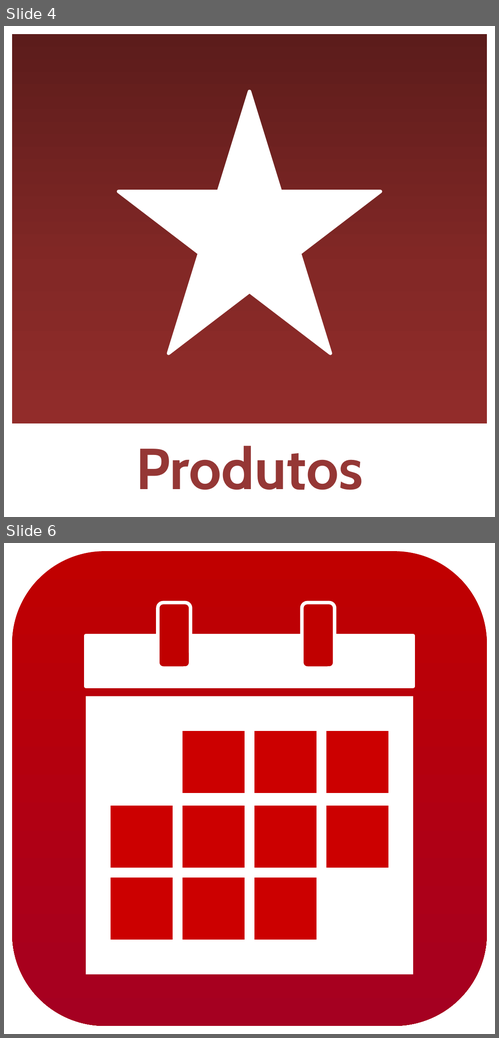
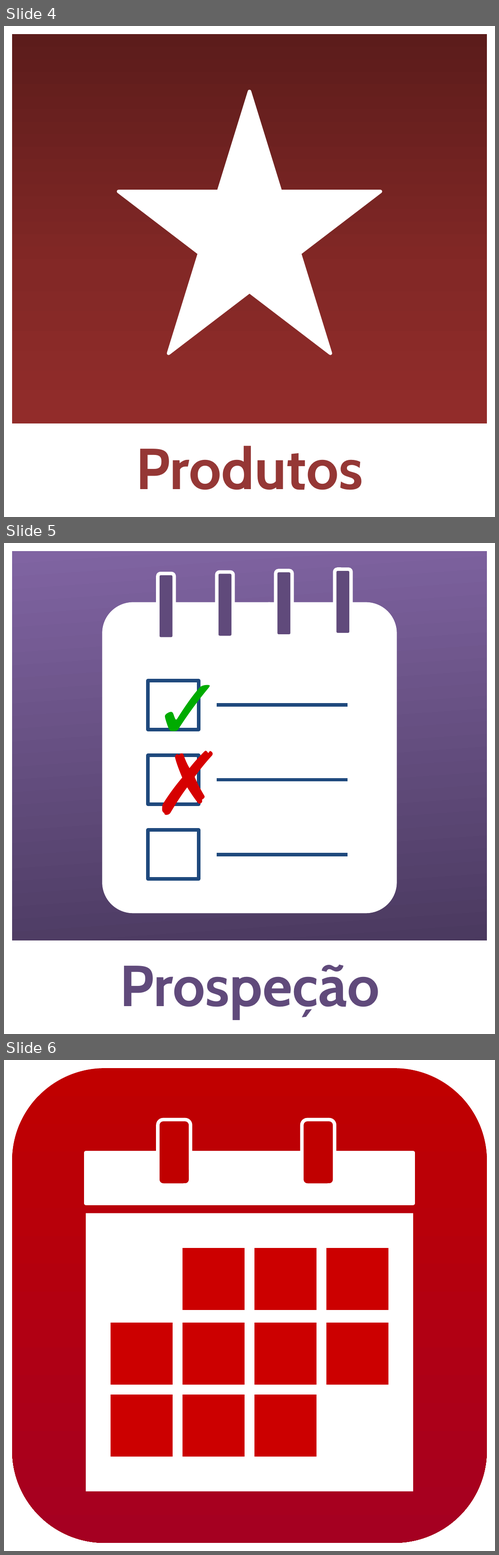
Before and after one commit to solkam/TremnCRM-docs, a slide deck: UI/Icons TremnCRM.pptx. Shown one above the other, each under a label of ours: slides 4 and 6 before the commit, slides 4, 5 and 6 after it; the slides between them are not shown. The pictures are 499x1038 and 499x1555 pixels, drawn with LibreOffice and Linux fonts; fonts in the diff are those of the drawing. Boxes give left, top, right and bottom in pixels: in the first picture for what was removed or moved away, otherwise in the second. Text is boxed around its words. In the diff, an @@ line names an element or a change of style, - is before the commit and + after.

```diff
--- a/UI/Icons TremnCRM.pptx
+++ b/UI/Icons TremnCRM.pptx
@@ slide 5 added at [4,543,495,1034], background #FFFFFF @@
@@ rounded rectangle added at [12,551,487,1026], fill gradient #8064A2 to #403152 @@
@@ rounded rectangle added at [335,569,351,634], fill #604A7B, outline #FFFFFF 6 pt @@
@@ rounded rectangle added at [158,573,174,639], fill #604A7B, outline #FFFFFF 6 pt @@
@@ rounded rectangle added at [217,572,233,637], fill #604A7B, outline #FFFFFF 6 pt @@
@@ rounded rectangle added at [276,570,292,636], fill #604A7B, outline #FFFFFF 6 pt @@
@@ rounded rectangle added at [102,602,397,913], fill #FFFFFF @@
@@ ellipse added at [260,602,279,641], fill #FFFFFF @@
@@ rectangle added at [148,681,199,730], fill #FFFFFF, outline #1F497D 6 pt, 150 pt, text gradient #007900 to #00AC00 to #00CC00 @@
+✓
@@ line added from (217, 705) to (348, 705), #1F497D 6 pt @@
@@ rectangle added at [148,755,199,804], fill #FFFFFF, outline #1F497D 6 pt, 150 pt, text gradient #970000 to #D70000 to #FF0000 @@
+✗
@@ line added from (217, 780) to (348, 780), #1F497D 6 pt @@
@@ rectangle added at [148,830,199,879], fill #FFFFFF, outline #1F497D 6 pt @@
@@ line added from (217, 855) to (348, 855), #1F497D 6 pt @@
@@ rectangle added at [12,943,487,1025], fill #FFFFFF, outline #FFFFFF 6 pt, 100 pt, text #604A7B, bold @@
+Prospeção
```
Also in this commit, not shown: 1 slide removed, 4 other files.
